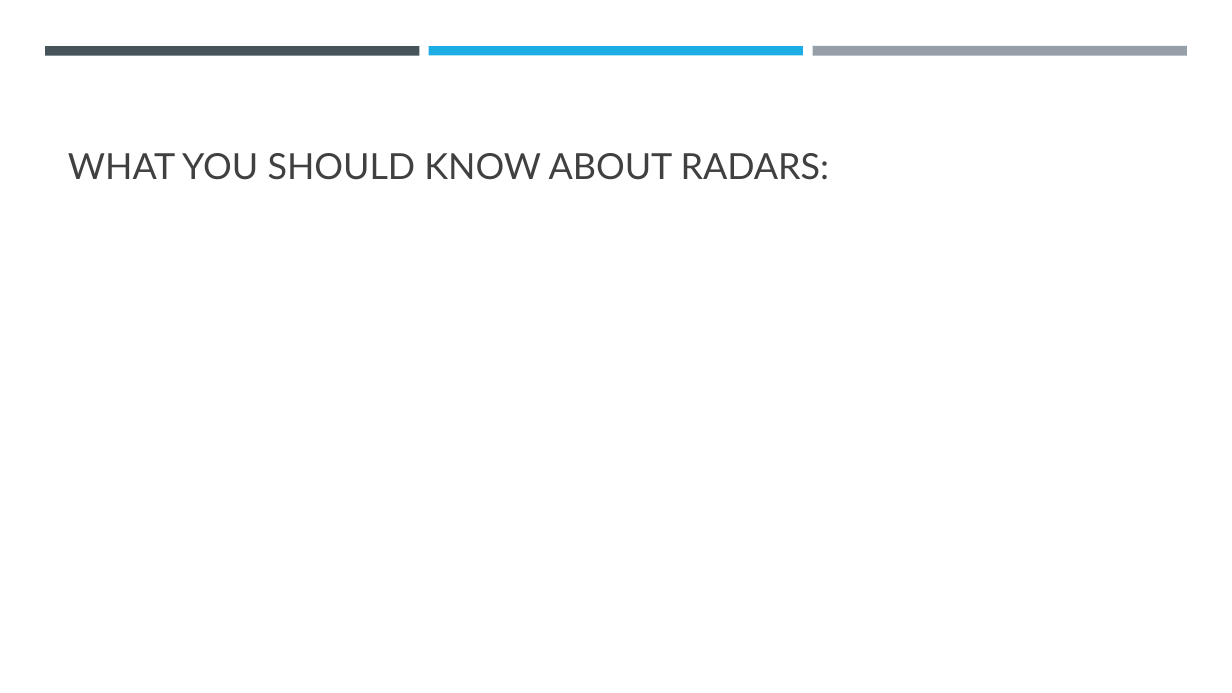
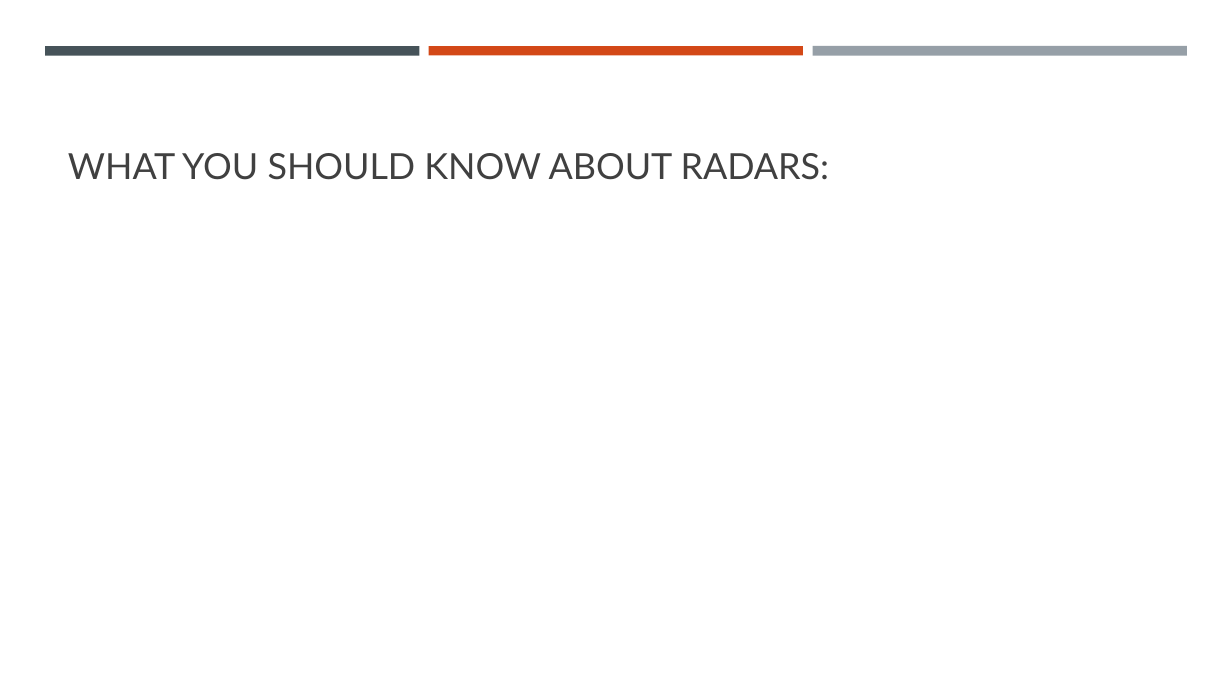
Before and after one commit to vlouf/AMOS_2020, a slide deck: slide 8 of 01 - Introduction/Part 1 - Radar general concepts.pptx. Drawn at 1232x693 pixels with LibreOffice and Linux fonts; fonts in the diff are those of the drawing; grey boxes stand for pictures. Boxes give left, top, right and bottom in pixels: in the first picture for what was removed or moved away, otherwise in the second. Text is boxed around its words. In the diff, an @@ line names an element or a change of style, - is before the commit and + after.

```diff
--- a/01 - Introduction/Part 1 - Radar general concepts.pptx
+++ b/01 - Introduction/Part 1 - Radar general concepts.pptx
@@ rectangle at (429, 46, 803, 55): fill #1CADE4 to #D34817 @@
```
Also in this commit, not shown: 8 other slides changed, 1 slide added.
